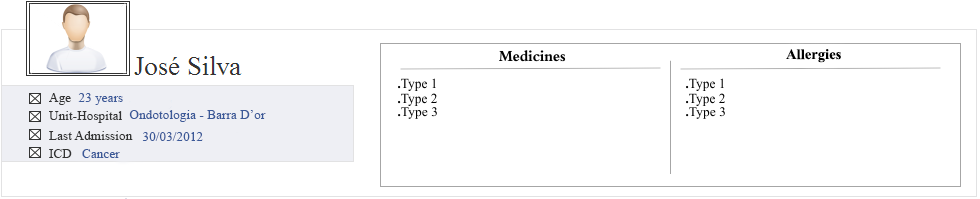
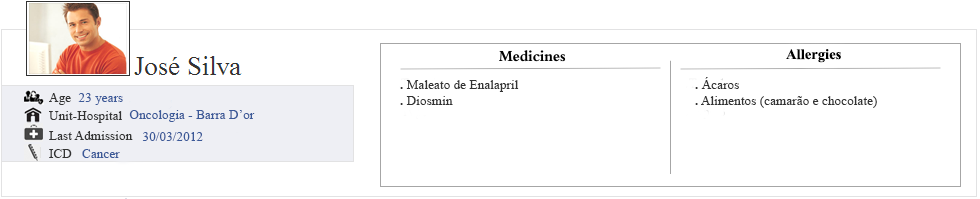
Comparing the layer stacks of the two 980x199 images. Changes:
added layer "Layer 10" above "Layer 7" over box(29, 3, 127, 74)
added layer "Layer 7" above "Layer 9" over box(24, 107, 42, 123)
added layer "Layer 9" above "Layer 8" over box(24, 144, 41, 161)
added layer "Layer 8" above "Layer 6" over box(24, 123, 43, 142)
added layer "Layer 6" above "ICD" over box(24, 90, 44, 105)
renamed "Ondotologia - Barra D’or" to "Oncologia - Barra D’or", painted on it over box(146, 110, 266, 122)
added layer ". Ácaros . Alimentos (camarão e chocolate)" above ". Maleato de Enalapril . Diosmin" over box(695, 77, 877, 108)
added layer ". Maleato de Enalapril . Diosmin" above "Layer 0" over box(400, 80, 519, 105)
painted on "Layer 0" over box(398, 78, 725, 119)
